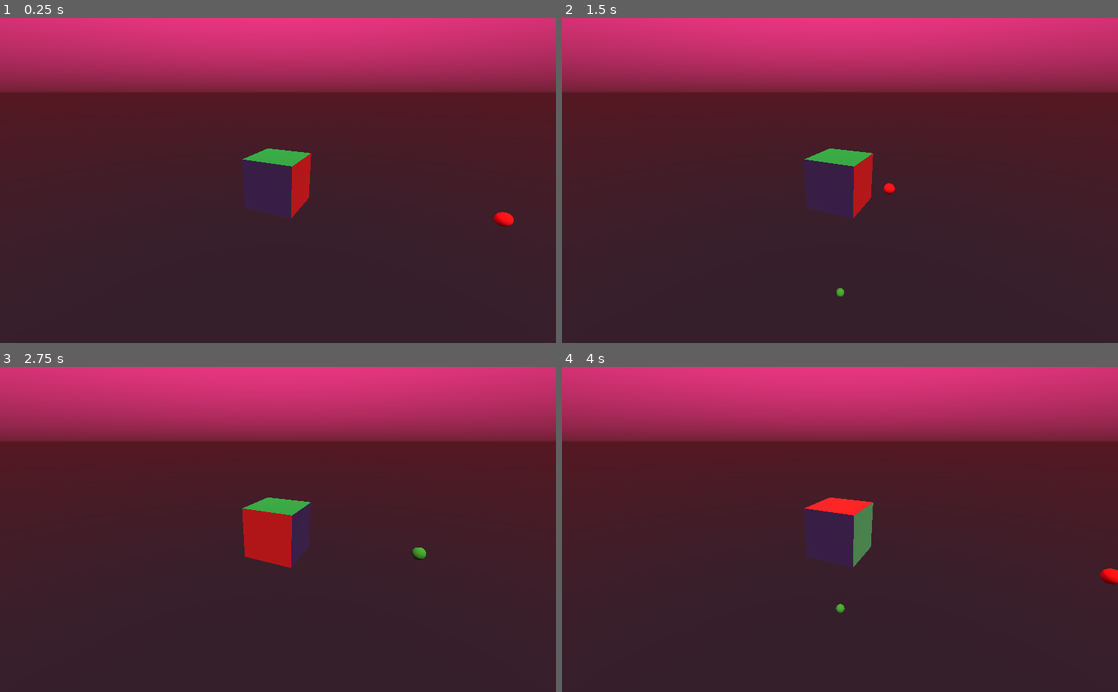
Above: before the commit, frames 1-4 (two rows, left to right).
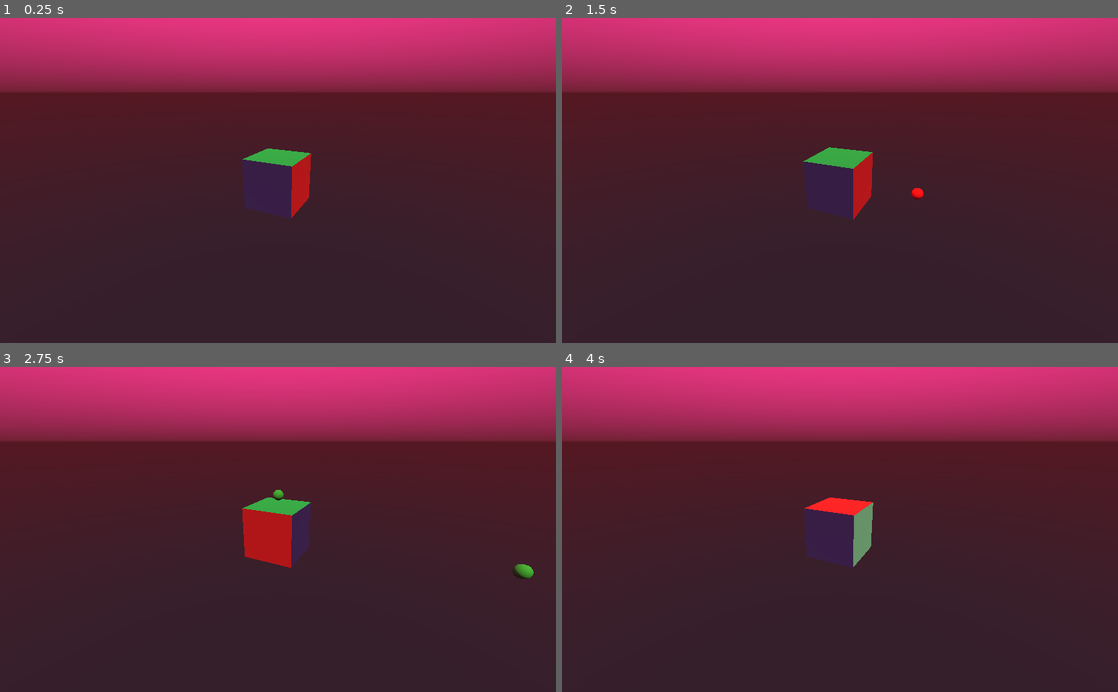
Above: after the commit, the same moments.

Repository: ajweeks/droplet_jam_01
Game: Godot game, scene res://scenes/main_scene.tscn
Same seed, same stepped clock (60 frames per second), same inputs: the game is played once before the commit and once after it.
Inputs:
- Up to frame 1 (0.25 s): no input
- Up to frame 2 (1.5 s): hold S (rotate_x_neg) 0.53-1.28 s; tap W (rotate_x_pos) at 1.35 s
- Up to frame 3 (2.75 s): hold D (rotate_y_neg) from 2.03 s (still down)
- Up to frame 4 (4 s): release D (rotate_y_neg) at 2.78 s; tap A (rotate_y_pos) at 2.85 s; tap Enter at 3.5 s; hold E (rotate_z_neg) from 3.53 s (still down)

The runs differ from the first frame. In frame 1, 0.1% of the frame differs, in the area x 88-93%, y 59-65%; in frame 2, 0.3%; in frame 3, 0.2%; in frame 4, 0.6%, in the area x 49-100%, y 41-76%.

Commit message:
Add font, track and show combo, scale on hit

Diff:
--- /dev/null
+++ b/misc/hit_scale_curve.tres
@@ -0,0 +1,5 @@
+[gd_resource type="Curve" format=2]
+
+[resource]
+max_value = 2.0
+_data = [ Vector2( 0, 1 ), 0.0, 8.7, 0, 0, Vector2( 0.181818, 1.47273 ), -0.540001, -0.540001, 0, 0, Vector2( 1, 1 ), -0.146939, 0.0, 0, 0 ]
--- /dev/null
+++ b/misc/main_theme.tres
@@ -0,0 +1,10 @@
+[gd_resource type="Theme" load_steps=3 format=2]
+
+[ext_resource path="res://fonts/Carlito-Regular.ttf" type="DynamicFontData" id=1]
+
+[sub_resource type="DynamicFont" id=1]
+size = 32
+font_data = ExtResource( 1 )
+
+[resource]
+default_font = SubResource( 1 )
--- a/scenes/main_scene.tscn
+++ b/scenes/main_scene.tscn
@@ -1,6 +1,7 @@
-[gd_scene load_steps=4 format=2]
+[gd_scene load_steps=5 format=2]
 
 [ext_resource path="res://scripts/main_game.gd" type="Script" id=1]
+[ext_resource path="res://misc/main_theme.tres" type="Theme" id=2]
 
 [sub_resource type="ProceduralSky" id=1]
 sky_top_color = Color( 0.917647, 0.196078, 0.517647, 1 )
@@ -30,3 +31,51 @@
 [node name="DirectionalLight" type="DirectionalLight" parent="."]
 transform = Transform( 0.940721, 0.041283, 0.33666, -0.323213, 0.410072, 0.852863, -0.102846, -0.911119, 0.399106, 3.79746, 2.52841, -1.87121 )
 light_color = Color( 0.952941, 0.85098, 0.705882, 1 )
+
+[node name="GUI" type="MarginContainer" parent="."]
+anchor_right = 1.0
+anchor_bottom = 1.0
+__meta__ = {
+"_edit_use_anchors_": false
+}
+
+[node name="MarginContainer" type="MarginContainer" parent="GUI"]
+margin_right = 1024.0
+margin_bottom = 654.0
+
+[node name="VBoxContainer" type="VBoxContainer" parent="GUI/MarginContainer"]
+margin_right = 1024.0
+margin_bottom = 654.0
+
+[node name="MarginContainer" type="MarginContainer" parent="GUI/MarginContainer/VBoxContainer"]
+margin_right = 1024.0
+margin_bottom = 550.0
+rect_min_size = Vector2( 0, 550 )
+
+[node name="HBoxContainer" type="HBoxContainer" parent="GUI/MarginContainer/VBoxContainer"]
+margin_top = 554.0
+margin_right = 1024.0
+margin_bottom = 654.0
+rect_min_size = Vector2( 300, 100 )
+
+[node name="MarginContainer3" type="MarginContainer" parent="GUI/MarginContainer/VBoxContainer/HBoxContainer"]
+margin_right = 20.0
+margin_bottom = 100.0
+rect_min_size = Vector2( 20, 0 )
+
+[node name="MarginContainer2" type="MarginContainer" parent="GUI/MarginContainer/VBoxContainer/HBoxContainer"]
+margin_left = 24.0
+margin_right = 94.0
+margin_bottom = 30.0
+rect_min_size = Vector2( 70, 30 )
+
+[node name="combo_value" type="RichTextLabel" parent="GUI/MarginContainer/VBoxContainer/HBoxContainer/MarginContainer2"]
+margin_right = 70.0
+margin_bottom = 30.0
+rect_min_size = Vector2( 70, 30 )
+rect_pivot_offset = Vector2( 35, 15 )
+theme = ExtResource( 2 )
+scroll_active = false
+__meta__ = {
+"_edit_use_anchors_": false
+}
--- a/scripts/cube.gd
+++ b/scripts/cube.gd
@@ -8,7 +8,7 @@
 var face_timers : Array
 var face_misses : Array
 
-var zero_rot_thresh = 0.1
+var zero_rot_thresh = 0.01
 var fade_speed = 10.0
 var blink_brightness = 1.0
 var miss_blink_speed = 10.0
--- a/scripts/main_game.gd
+++ b/scripts/main_game.gd
@@ -4,10 +4,12 @@
 
 onready var cube = load("res://scenes/cube.tscn")
 onready var projectile = load("res://scenes/projectile.tscn")
+onready var combo_value_text_box := $GUI/MarginContainer/VBoxContainer/HBoxContainer/MarginContainer2/combo_value as RichTextLabel
+onready var hit_scale_curve := load("res://misc/hit_scale_curve.tres") as Curve
 
 var cube_inst
 
-var spawn_dist := 4.0
+var spawn_dist := 6.0
 
 var projectiles : Array
 var projectiles_used : Array
@@ -22,11 +24,15 @@
 var beat_index := -1
 var elapsed_time_in_song := 0.0
 
+var combo := 0
+var time_since_hit := 0.0
+var time_scale = 4.0
+
 func _ready():
 	songs.append([])
 	songs[0].append(120) # BPM
-	songs[0].append("x...Y...x...Y...x...y.x.x.y.")
-	songs[0].append("r...g...g...g...r...r.g.r.g.")
+	songs[0].append("x...y...x...y...x...y.x.x.y.x...y...x...y...x..yy.xx.xy.")
+	songs[0].append("r...g...g...g...r...r.g.r.g.r...g...g...g...r..rr.gg.rg.")
 
 	cube_inst = cube.instance()
 	add_child(cube_inst);
@@ -59,6 +65,14 @@
 
 func _process(delta):
 	elapsed_time_in_song += delta
+	var p_time_since_hit = time_since_hit
+	time_since_hit += delta*time_scale
+
+	if time_since_hit >= 1.0 and p_time_since_hit < 1.0:
+		combo_value_text_box.rect_scale = Vector2(1.0, 1.0);
+	elif time_since_hit < 1.0:
+		var scale = hit_scale_curve.interpolate(time_since_hit)
+		combo_value_text_box.rect_scale = Vector2(scale, scale);
 
 	var secPerBeat := (int(songs[song_index][0]) / 8.0 / 60.0) # BPM / 8 notes/beat / 60s/min
 
@@ -111,3 +125,11 @@
 func onProjectileHit(projectile, axis: int, index: int):
 	var correct = projectile.color == axis
 	cube_inst.lightFace(axis, index, correct)
+
+	if correct:
+		combo += 1
+	else:
+		combo = 0
+
+	combo_value_text_box.text = str(combo) + 'x'
+	time_since_hit = 0.0
--- a/scripts/projectile.gd
+++ b/scripts/projectile.gd
@@ -1,6 +1,6 @@
 extends Spatial
 
-var move_speed := 2.0
+var move_speed := 3.0
 var color := 0 # 0, 1, 2 => r, g, b
 
 onready var mesh := $projectile_mesh
Binary file added: fonts/Carlito-Regular.ttf
